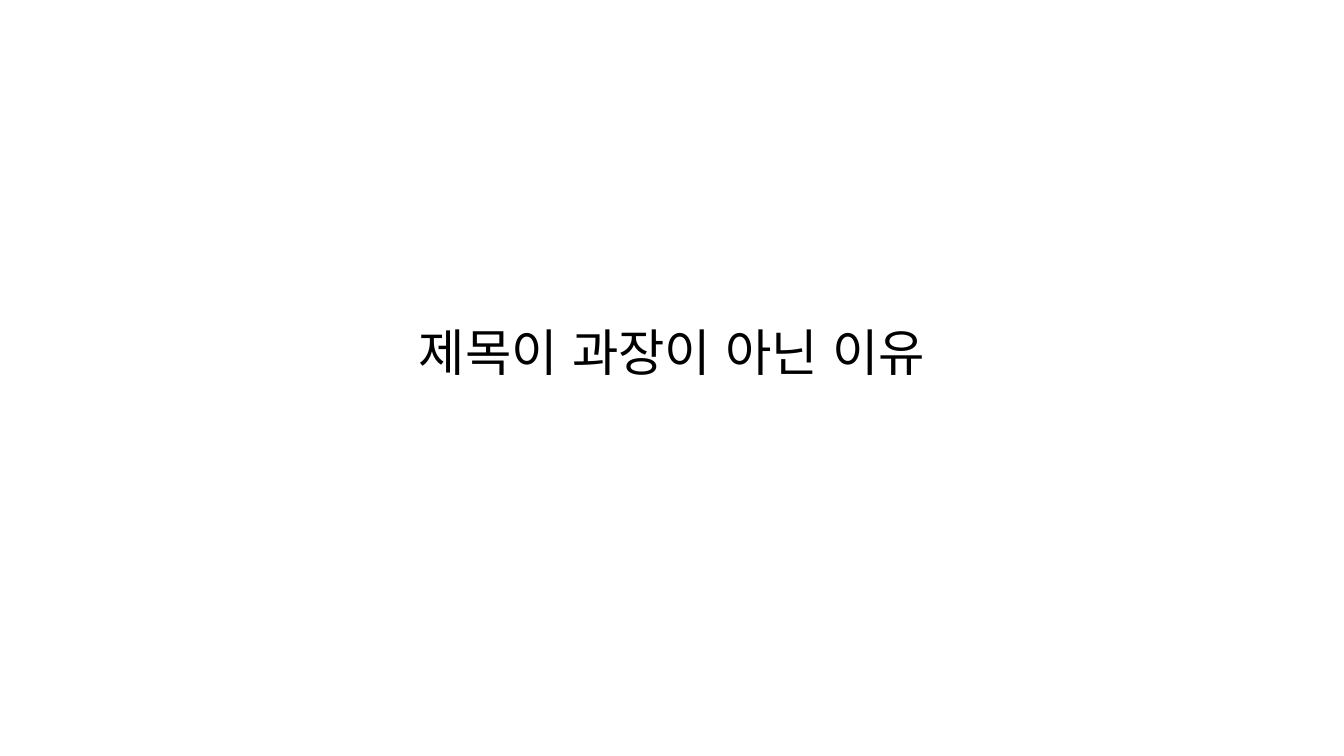
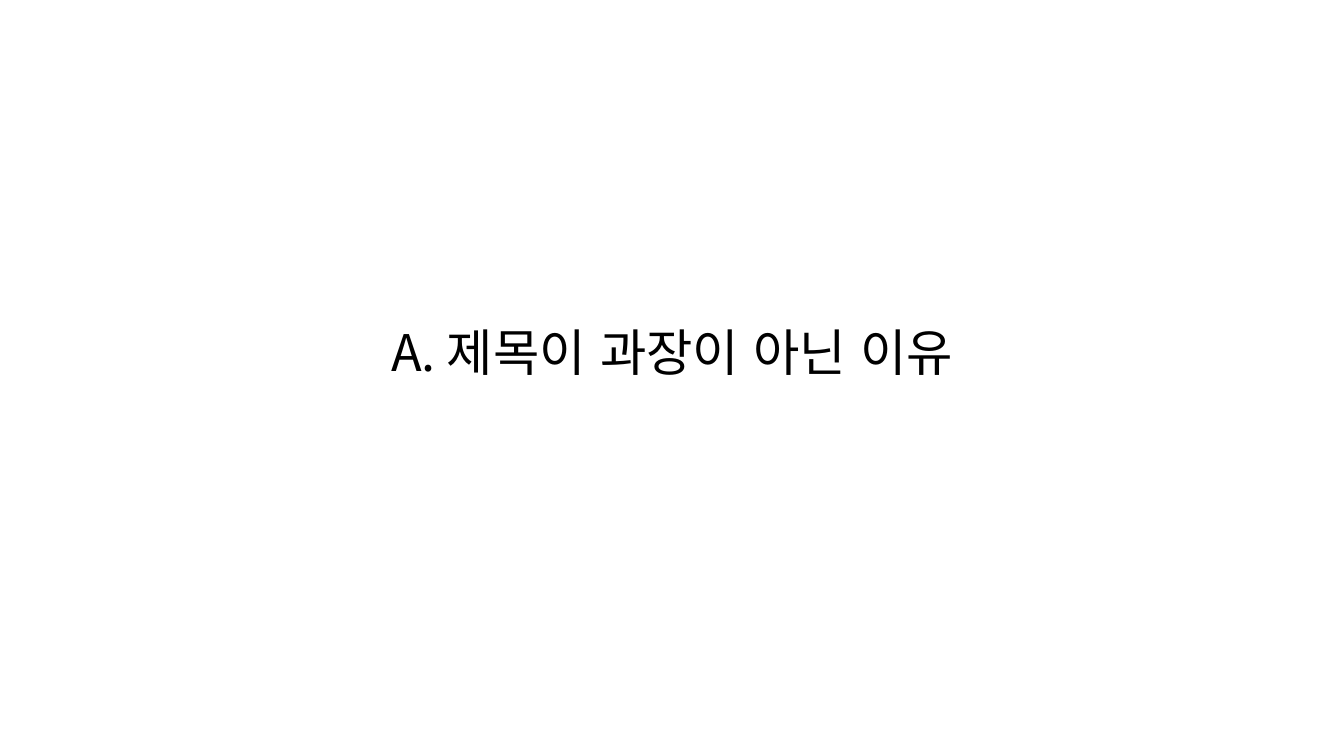
Before and after one commit to hnanmal/mkcljpt_volume, a slide deck: slide 7 of documentum/건축심화세미나(2022)/이벤트 특강/파이썬 모양만 다른 엑셀.pptx (slide 4 before the commit). Drawn at 1344x756 pixels with LibreOffice and Linux fonts; fonts in the diff are those of the drawing. Boxes give left, top, right and bottom in pixels: in the first picture for what was removed or moved away, otherwise in the second. Text is boxed around its words. In the diff, an @@ line names an element or a change of style, - is before the commit and + after.

```diff
--- a/documentum/건축심화세미나(2022)/이벤트 특강/파이썬 모양만 다른 엑셀.pptx
+++ b/documentum/건축심화세미나(2022)/이벤트 특강/파이썬 모양만 다른 엑셀.pptx
@@ text at bbox=[391, 329, 953, 375]: text changed @@
-제목이 과장이 아닌 이유
+A. 제목이 과장이 아닌 이유
```
Also in this commit, not shown: 3 other slides changed, 18 slides added, 5 slides removed, 1 other file.
